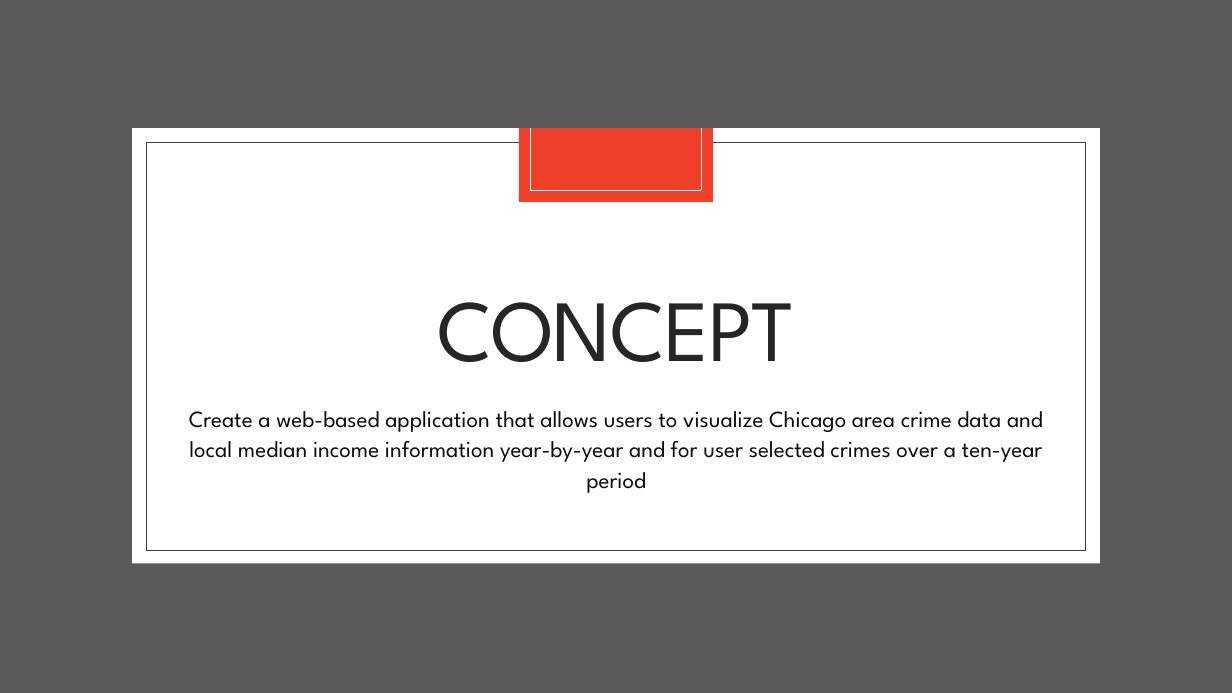
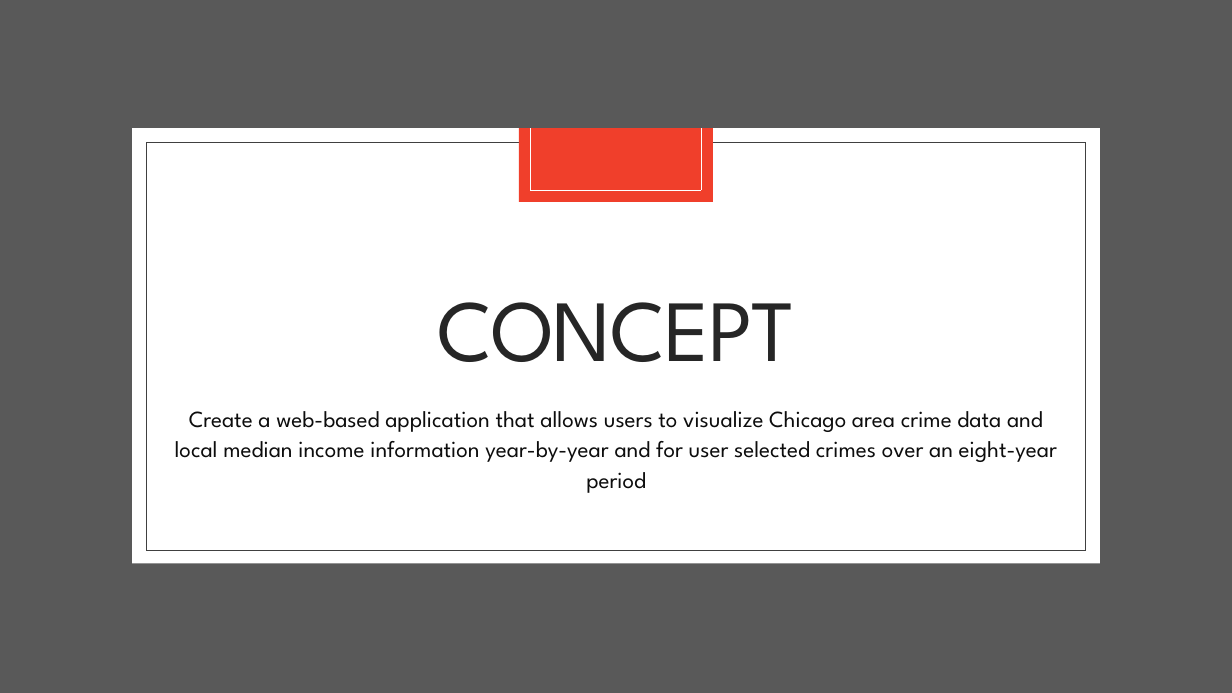
Before and after one commit to bsitati/Comparing-Annual-Median-Income-and-Annual-Crimes-in-Chicago, a slide deck: slide 3 of Files/Project_II.pptx. Drawn at 1232x693 pixels with LibreOffice and Linux fonts; fonts in the diff are those of the drawing. Boxes give left, top, right and bottom in pixels: in the first picture for what was removed or moved away, otherwise in the second. Text is boxed around its words. In the diff, an @@ line names an element or a change of style, - is before the commit and + after.

```diff
--- a/Files/Project_II.pptx
+++ b/Files/Project_II.pptx
@@ text at bbox=[175, 411, 1057, 493]: text changed @@
-Create a web-based application that allows users to visualize Chicago area crime data and local median income information year-by-year and for user selected crimes over a ten-year period
+Create a web-based application that allows users to visualize Chicago area crime data and local median income information year-by-year and for user selected crimes over an eight-year period
```
Also in this commit, not shown: 1 other slide changed, 3 slides added.
